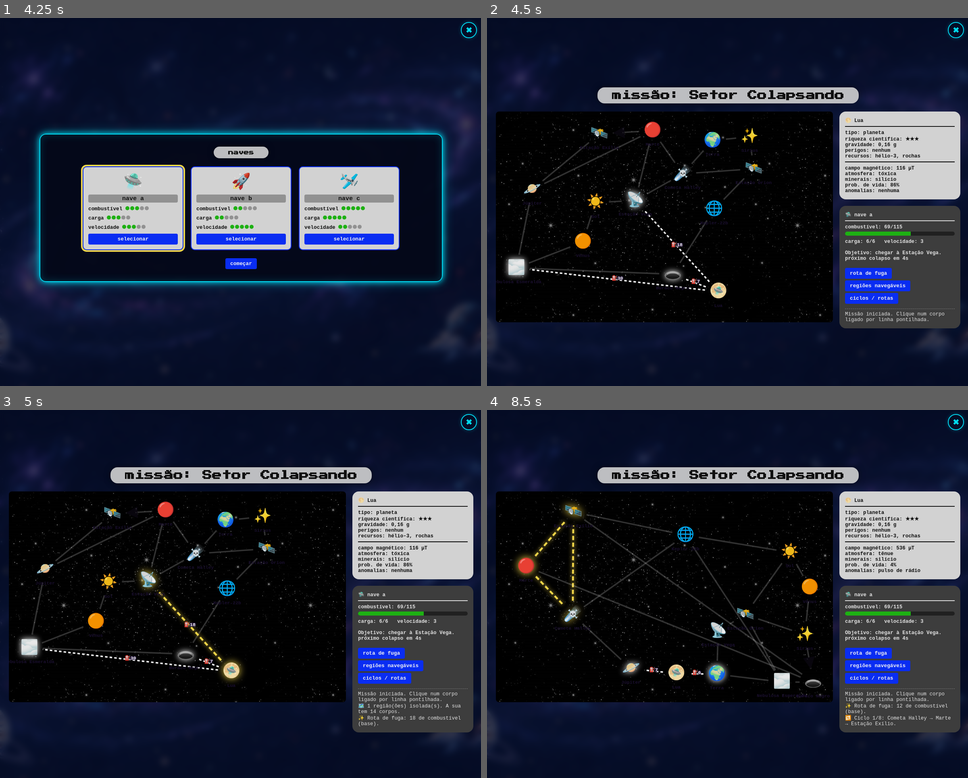
Above: before the commit, frames 1-4 (two rows, left to right).
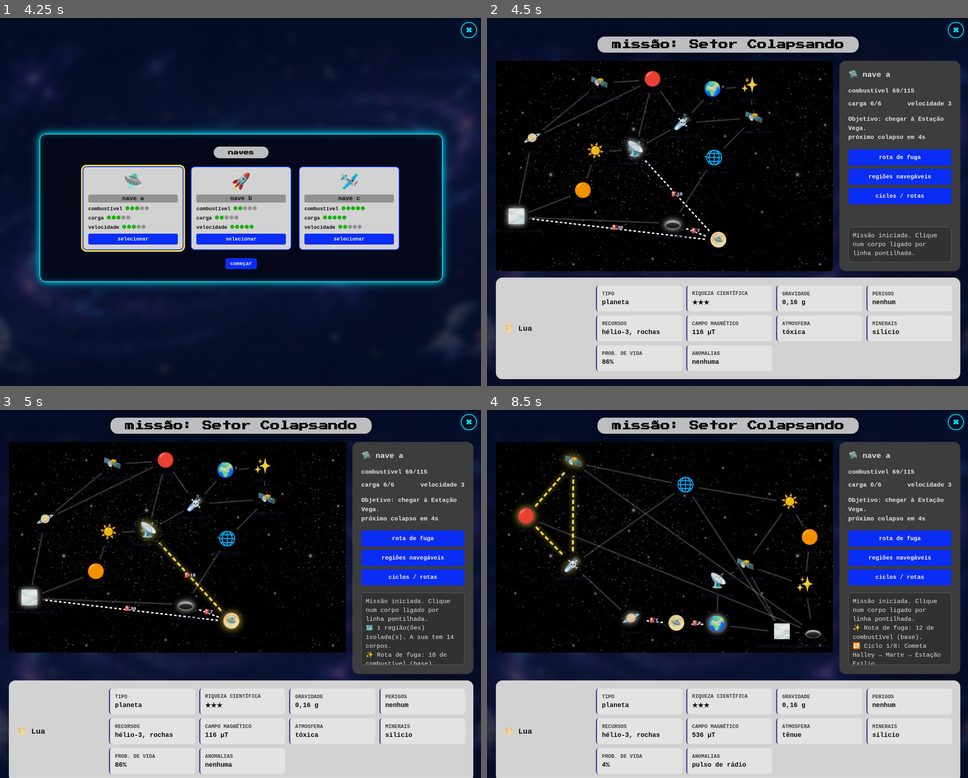
Above: after the commit, the same moments.

Repository: YuriCeleste/Space-game
Game: browser game, page index.html
The game is run twice, just before and just after one commit, with the same random seed, the same clock (stepped at 60 frames per second) and the same inputs.
Inputs (mouse positions are in pixels of both pictures, inside the frame that each line leads up to; where the layout moved, square brackets give the same spot in the first picture):
- Up to frame 1 (4.25 s): click "INICIAR" at 0.27 s; click (259, 172) at 1.07 s; click "ir" at 1.27 s; click (168, 124) at 1.67 s; click "selecionar" at 1.87 s; click (346, 113) at 2.27 s; click "selecionar" at 2.47 s; click (322, 202) at 2.87 s; click "✖" at 3.07 s; click (149, 209) at 3.47 s; click "ir" at 3.67 s; click (259, 98) at 4.07 s
- Up to frame 2 (4.5 s): click "começar" at 4.27 s
- Up to frame 3 (5 s): click "regiões navegáveis" at 4.52 s; click (278, 564) [278, 612] at 4.67 s; click "rota de fuga" at 4.87 s
- Up to frame 4 (8.5 s): click (563, 546) [563, 597] at 5.27 s; click "rota de fuga" at 5.47 s; click (631, 619) [631, 663] at 5.87 s; click "regiões navegáveis" at 6.07 s; click (698, 472) [698, 516] at 6.47 s; click "ciclos / rotas" at 6.67 s; click "ciclos / rotas" at 7.02 s; click (664, 568) [664, 594] at 7.07 s; click "✖" at 7.27 s; click (655, 516) at 7.67 s; click "começar" at 7.77 s; click "rota de fuga" at 7.87 s; click (732, 524) [732, 571] at 8.27 s; click "ciclos / rotas" at 8.47 s

Frame 1 is identical in both runs. In frame 2, 54% of the frame differs, in the area x 1-99%, y 5-99%; in frame 3, 58%; in frame 4, 59%, in the area x 1-99%, y 2-100%.

Commit message:
refactor: Reajusta posição dos paines da gameplay

Diff:
--- a/css/estilo.css
+++ b/css/estilo.css
@@ -296,6 +296,7 @@
 .jogo {
   display: grid;
   grid-template-columns: minmax(0, 1fr) 300px;
+  grid-template-rows: auto auto;
   gap: 16px;
   width: 100%;
   max-width: 1250px;
@@ -307,6 +308,9 @@
 
 #mapa {
   width: 100%;
+  grid-column: 1;
+  grid-row: 1;
+  display: block;
   /* background: var(--mapa); */
   background-image: url('../assets/imagens/ospace.jpg');
   border-radius: 8px;
@@ -316,23 +320,120 @@
   display: flex;
   flex-direction: column;
   gap: 16px;
+  grid-column: 2;
+  grid-row: 1;
+  min-height: 0;
 }
 
 .painel {
   border-radius: 16px;
-  padding: 14px;
-  font-size: 0.78rem;
+  padding: 20px;
+  font-size: 0.95rem;
   overflow: auto;
 }
 
 .painel.claro {
   background: #ddd;
-  max-height: 310px;
+  display: grid;
+  grid-template-columns: minmax(160px, 210px) minmax(0, 1fr);
+  align-items: center;
+  gap: 18px;
+  grid-column: 1 / -1;
+  grid-row: 2;
 }
 
 .painel.escuro {
   background: #404040;
   color: #eee;
+  display: flex;
+  flex-direction: column;
+  gap: 18px;
+  padding: 22px;
+  flex: 1;
+  min-height: 0;
+}
+
+.corpo-cabecalho {
+  font-size: 1.2rem;
+}
+
+.dados-corpo {
+  display: grid;
+  grid-template-columns: repeat(auto-fit, minmax(185px, 1fr));
+  gap: 10px;
+  min-width: 0;
+}
+
+.dado-corpo {
+  display: flex;
+  flex-direction: column;
+  justify-content: center;
+  gap: 5px;
+  min-height: 64px;
+  padding: 10px 12px;
+  background: rgba(255, 255, 255, 0.55);
+  border-left: 3px solid var(--roxo);
+  border-radius: 7px;
+  overflow-wrap: anywhere;
+}
+
+.dado-corpo span {
+  color: #444;
+  font-size: 0.8rem;
+  text-transform: uppercase;
+}
+
+.dado-corpo strong {
+  font-size: 1rem;
+}
+
+.acao-corpo {
+  display: flex;
+  align-items: center;
+}
+
+.acao-corpo .btn {
+  width: 100%;
+  min-height: 42px;
+}
+
+.nave-titulo {
+  font-size: 1.2rem;
+}
+
+.status-nave {
+  display: grid;
+  gap: 12px;
+}
+
+.combustivel-nave,
+.atributos-nave {
+  display: flex;
+  justify-content: space-between;
+  align-items: center;
+  gap: 10px;
+}
+
+.barra {
+  height: 14px;
+  margin: 8px 0 0;
+}
+
+.objetivo-nave {
+  line-height: 1.5;
+}
+
+.nave-acoes {
+  display: grid;
+  gap: 8px;
+}
+
+.painel .nave-acoes .btn {
+  width: 100%;
+  min-height: 40px;
+  margin: 0;
+  padding: 9px 12px;
+  font-size: 0.9rem;
 }
 
 .painel hr {
@@ -360,10 +461,16 @@
 }
 
 .log {
-  margin-top: 10px;
-  border-top: 1px dashed #888;
-  padding-top: 6px;
+  max-height: 180px;
+  min-height: 76px;
+  margin-top: auto;
+  overflow: auto;
+  border: 1px solid #666;
+  border-radius: 8px;
+  padding: 10px;
+  background: rgba(0, 0, 0, 0.18);
   font-weight: normal;
+  line-height: 1.45;
 }
 
 /* ============================================================
@@ -507,6 +614,18 @@
    ============================================================ */
 @media (max-width: 900px) {
   .jogo {
+    grid-template-columns: 1fr;
+  }
+  #mapa {
+    grid-column: 1;
+    grid-row: 1;
+  }
+  aside {
+    grid-column: 1;
+    grid-row: 2;
+  }
+  .painel.claro {
+    grid-row: 3;
     grid-template-columns: 1fr;
   }
  .titulo-retro {
--- a/index.html
+++ b/index.html
@@ -43,9 +43,9 @@
     <div class="jogo">
       <svg id="mapa" viewBox="0 0 800 500" role="img" aria-label="Mapa do universo"></svg>
       <aside>
-        <div class="painel claro" id="info-corpo"></div>
         <div class="painel escuro" id="info-nave"></div>
       </aside>
+      <div class="painel claro" id="info-corpo"></div>
     </div>
     <div id="fim" class="fim oculto"></div>
   </section>
--- a/js/jogo.js
+++ b/js/jogo.js
@@ -234,20 +234,39 @@
 
 function atualizarPaineis() {
   const c = E.base[E.pos], d = E.dados.get(E.pos), M = E.missao.id;
-  $('#info-corpo').innerHTML = `<b>${c.emoji} ${c.nome}</b><hr>
-    tipo: ${c.tipo}<br>riqueza científica: ${'★'.repeat(c.riqueza)}<br>gravidade: ${c.gravidade}<br>
-    perigos: ${c.perigo ? c.perigo.tipo : 'nenhum'}<br>recursos: ${c.recursos}
-    ${d ? `<hr>campo magnético: ${d.campo}<br>atmosfera: ${d.atmosfera}<br>minerais: ${d.minerais}<br>prob. de vida: ${d.vida}<br>anomalias: ${d.anomalias}` : ''}
-    ${c.tipo === 'estacao' ? '<hr><button class="btn" data-acao="reabastecer">reabastecer tudo</button>' : ''}`;
+  const dadosCorpo = [
+    ['tipo', c.tipo],
+    ['riqueza científica', '★'.repeat(c.riqueza)],
+    ['gravidade', c.gravidade],
+    ['perigos', c.perigo ? c.perigo.tipo : 'nenhum'],
+    ['recursos', c.recursos],
+    ...(d ? [
+      ['campo magnético', d.campo],
+      ['atmosfera', d.atmosfera],
+      ['minerais', d.minerais],
+      ['prob. de vida', d.vida],
+      ['anomalias', d.anomalias],
+    ] : []),
+  ];
+  $('#info-corpo').innerHTML = `<div class="corpo-cabecalho"><b>${c.emoji} ${c.nome}</b></div>
+    <div class="dados-corpo">${dadosCorpo.map(([rotulo, valor]) =>
+      `<div class="dado-corpo"><span>${rotulo}</span><strong>${valor}</strong></div>`).join('')}
+      ${c.tipo === 'estacao' ? '<div class="acao-corpo"><button class="btn" data-acao="reabastecer">reabastecer tudo</button></div>' : ''}
+    </div>`;
   const rot = M === 1 ? (E.fase === 0 ? 'rota mais segura' : 'rota mais curta') : M === 2 ? 'rota ótima (TSP)' : 'rota de fuga';
-  $('#info-nave').innerHTML = `<b>${E.nave.emoji} ${E.nave.nome}</b><hr>
-    combustível: ${E.combustivel}/${combMax()}
-    <div class="barra"><i style="width:${Math.round(E.combustivel / combMax() * 100)}%"></i></div>
-    carga: ${E.carga}/${cargaMax()} &nbsp; velocidade: ${E.nave.v}<br><br>
-    ${objetivo()}<br>${M === 3 ? `próximo colapso em <span id="cont">${E.cont}</span>s<br>` : ''}<br>
-    <button class="btn" data-acao="rota">${rot}</button>
-    <button class="btn" data-acao="regioes">regiões navegáveis</button>
-    <button class="btn" data-acao="ciclos">ciclos / rotas</button>
+  $('#info-nave').innerHTML = `<b class="nave-titulo">${E.nave.emoji} ${E.nave.nome}</b>
+    <div class="status-nave">
+      <div class="combustivel-nave"><span>combustível ${E.combustivel}/${combMax()}</span>
+        <div class="barra"><i style="width:${Math.round(E.combustivel / combMax() * 100)}%"></i></div>
+      </div>
+      <div class="atributos-nave"><span>carga ${E.carga}/${cargaMax()}</span><span>velocidade ${E.nave.v}</span></div>
+    </div>
+    <div class="objetivo-nave">${objetivo()}${M === 3 ? `<br>próximo colapso em <b id="cont">${E.cont}</b>s` : ''}</div>
+    <div class="nave-acoes">
+      <button class="btn" data-acao="rota">${rot}</button>
+      <button class="btn" data-acao="regioes">regiões navegáveis</button>
+      <button class="btn" data-acao="ciclos">ciclos / rotas</button>
+    </div>
     <div class="log">${E.msgs.slice(-4).map(m => `<div>${m}</div>`).join('')}</div>`;
 }
 
@@ -255,7 +274,7 @@
   const g = E.g, at = E.pos, D = E.destaque, ids = new Set(D ? D.ids : []), arD = new Set();
   if (D && D.tipo !== 'regiao') D.ids.forEach((v, i) => { const w = D.ids[i + 1]; if (w) { arD.add(v + '|' + w); arD.add(w + '|' + v); } });
   const viz = new Set(g.vizinhos(at).map(v => v.to));
-  let s = '<defs><marker id="seta" markerWidth="8" markerHeight="8" refX="8" refY="4" orient="auto"><path d="M0,0 L8,4 L0,8z" fill="#2b1b44"/></marker></defs>';
+  let s = '';
   for (const e of E.todasArestas) {
     if (!g.vertices.has(e.a) || !g.vertices.has(e.b)) continue;
     const A = E.base[e.a], B = E.base[e.b];
@@ -264,7 +283,7 @@
     const x2 = B.x - dx / distancia * margem, y2 = B.y - dy / distancia * margem;
     const poss = (e.a === at && viz.has(e.b)) || (!e.dirigida && e.b === at && viz.has(e.a));
     const cls = arD.has(e.a + '|' + e.b) ? 'ideal' : poss ? 'possivel' : '';
-    s += `<line class="aresta ${cls}" x1="${x1}" y1="${y1}" x2="${x2}" y2="${y2}" ${e.dirigida ? 'marker-end="url(#seta)"' : ''}/>`;
+    s += `<line class="aresta ${cls}" x1="${x1}" y1="${y1}" x2="${x2}" y2="${y2}"/>`;
     if (poss) s += `<text class="custo" x="${(A.x + B.x) / 2}" y="${(A.y + B.y) / 2}">⛽${custo(e)}</text>`;
   }
   for (const c of Object.values(E.base)) {
